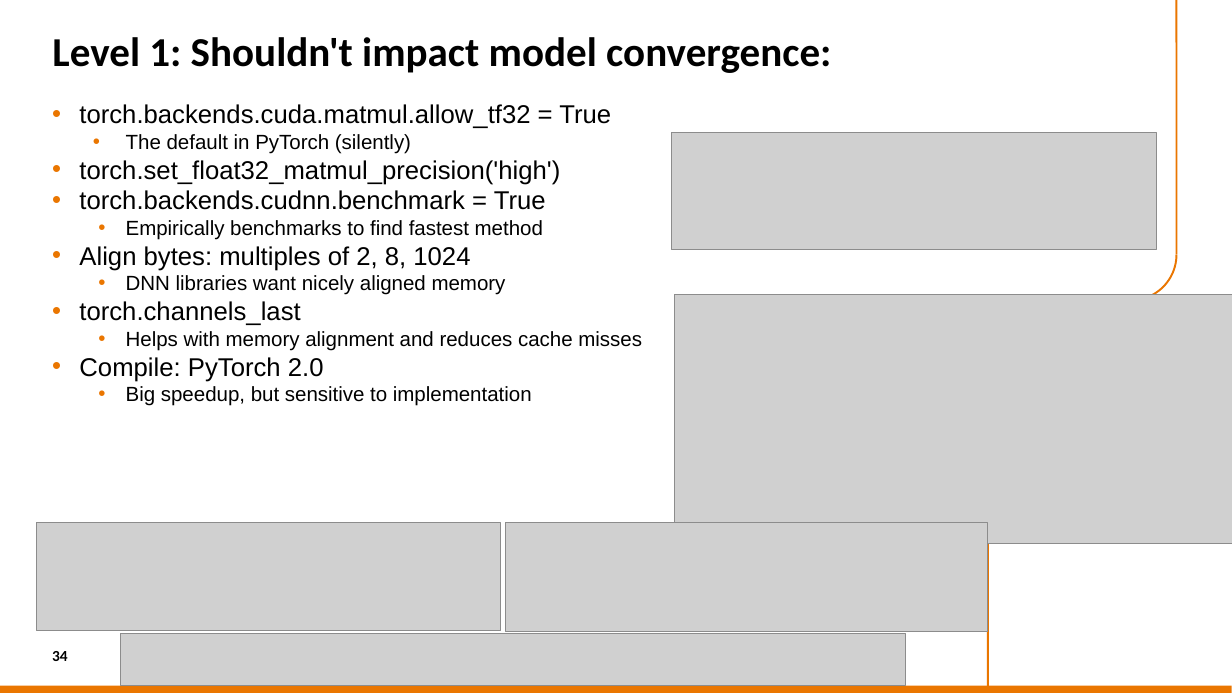
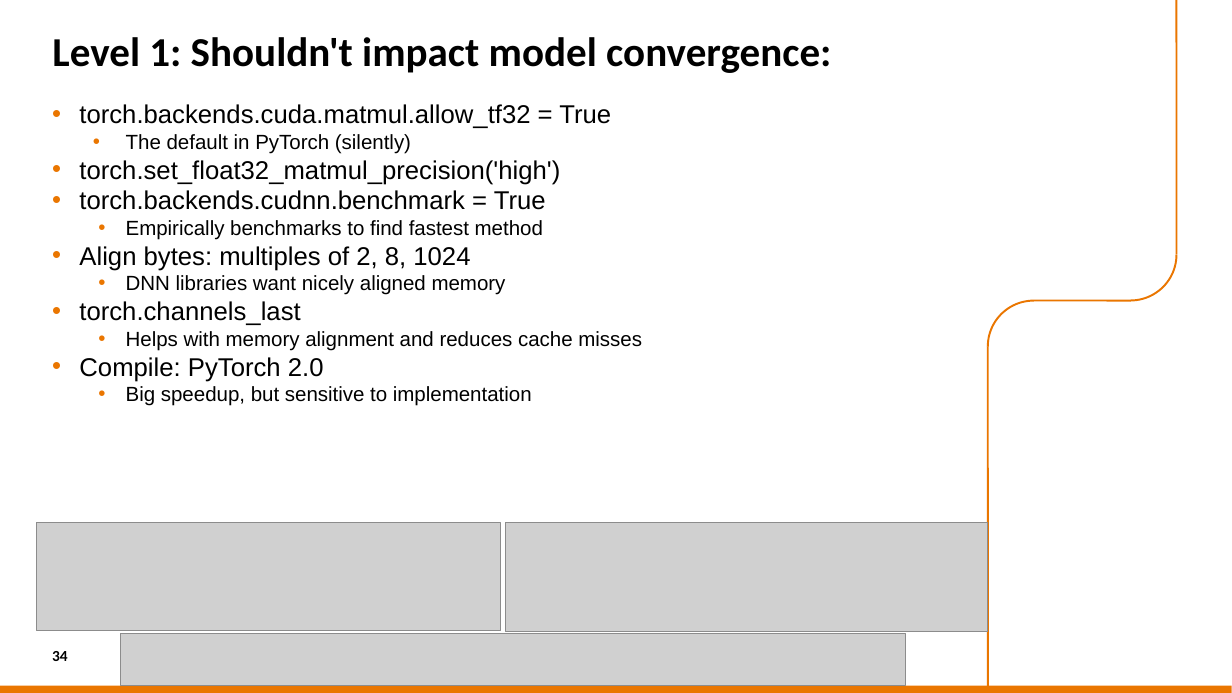
Before and after one commit to sara-nl/HPML-course-materials, a slide deck: slide 34 of Day2/slides/hardware.pptx. Drawn at 1232x693 pixels with LibreOffice and Linux fonts; fonts in the diff are those of the drawing; grey boxes stand for pictures; background and template pictures are left out. Boxes give left, top, right and bottom in pixels: in the first picture for what was removed or moved away, otherwise in the second. Text is boxed around its words. In the diff, an @@ line names an element or a change of style, - is before the commit and + after.

```diff
--- a/Day2/slides/hardware.pptx
+++ b/Day2/slides/hardware.pptx
@@ picture removed at [671,132,1156,250] @@
@@ picture removed at [675,294,1232,543] @@
@@ arc (boxed as its full ellipse) added at [988,300,1080,392], outline #EA7600 1.5 pt @@
@@ freeform shape added at [1034,300,1131,300], outline #EA7600 1.5 pt @@
```
Also in this commit, not shown: 12 other slides changed, 2 slides added, 4 slides removed, 2 other files.
